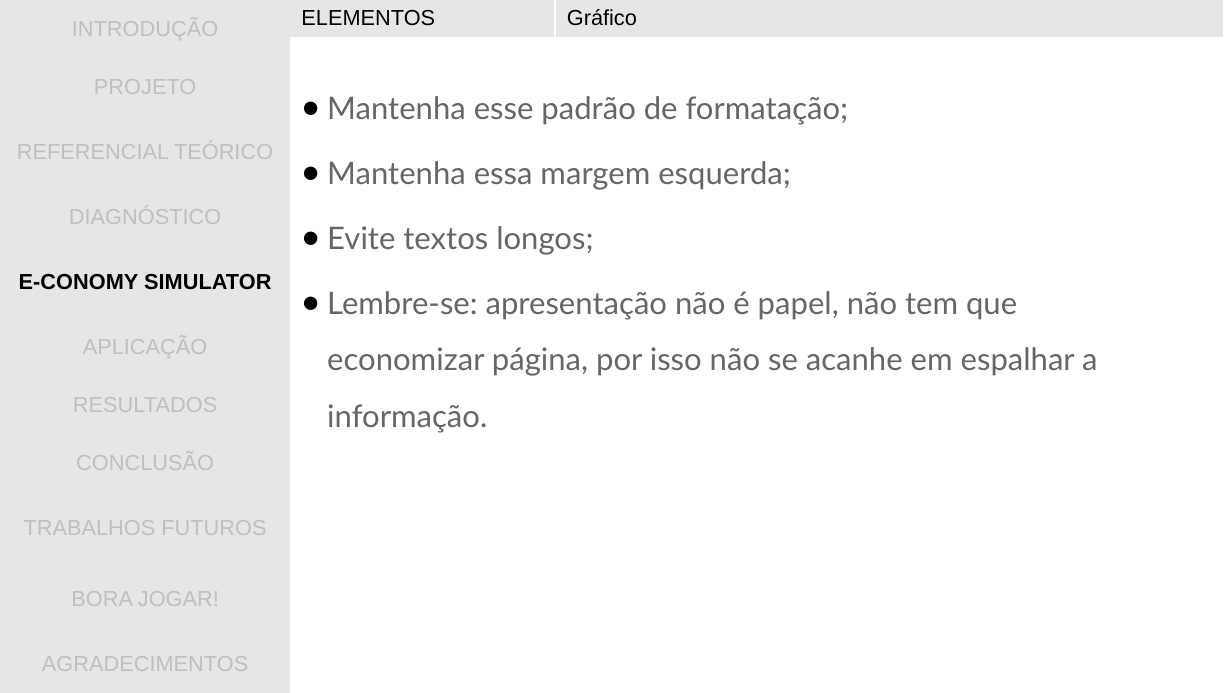
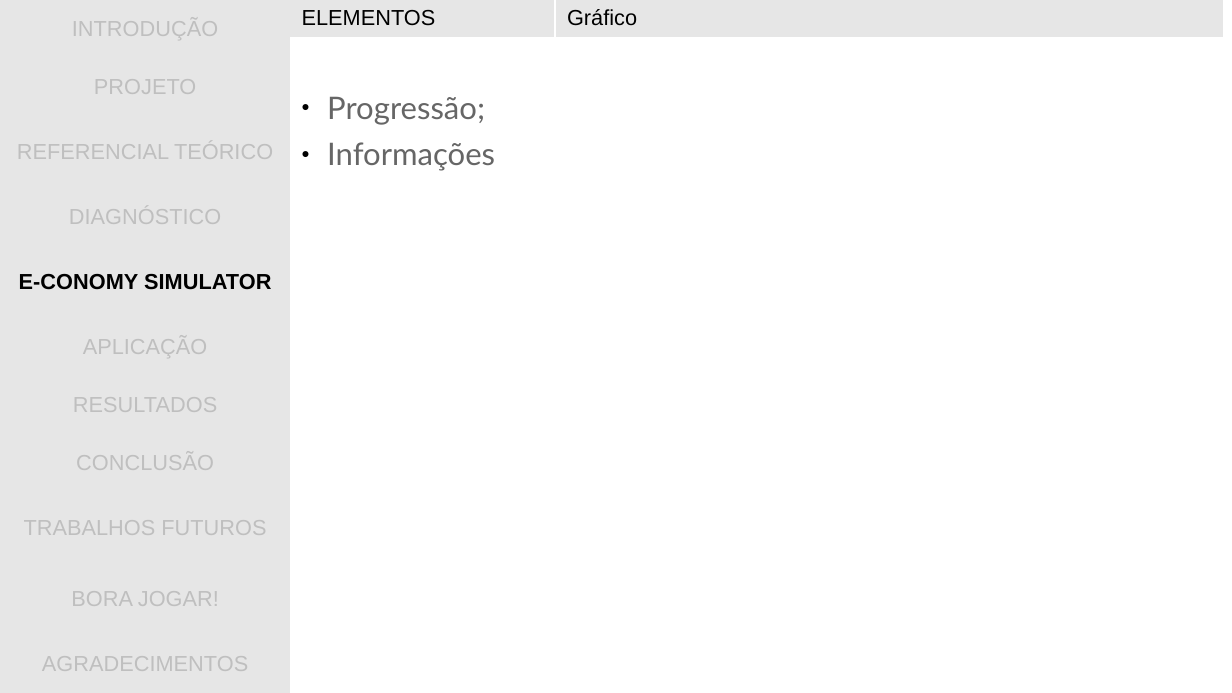
Before and after one commit to gwathsule/e-conomy-simulator, a slide deck: slide 23 of documentacao/apresentacao_tcc.ppt. Drawn at 1232x693 pixels with LibreOffice and Linux fonts; fonts in the diff are those of the drawing; background and template pictures are left out. Boxes give left, top, right and bottom in pixels: in the first picture for what was removed or moved away, otherwise in the second. Text is boxed around its words. In the diff, an @@ line names an element or a change of style, - is before the commit and + after.

```diff
--- a/documentacao/apresentacao_tcc.ppt
+++ b/documentacao/apresentacao_tcc.ppt
@@ text at box(327, 96, 495, 171): text changed @@
-● Mantenha esse padrão de formatação;
-● Mantenha essa margem esquerda;
-● Evite textos longos;
-● Lembre-se: apresentação não é papel, não tem que economizar página, por isso não se acanhe em espalhar a informação.
+● Progressão;
+● Informações
```
Also in this commit, not shown: 10 other slides changed, 1 slide removed.
